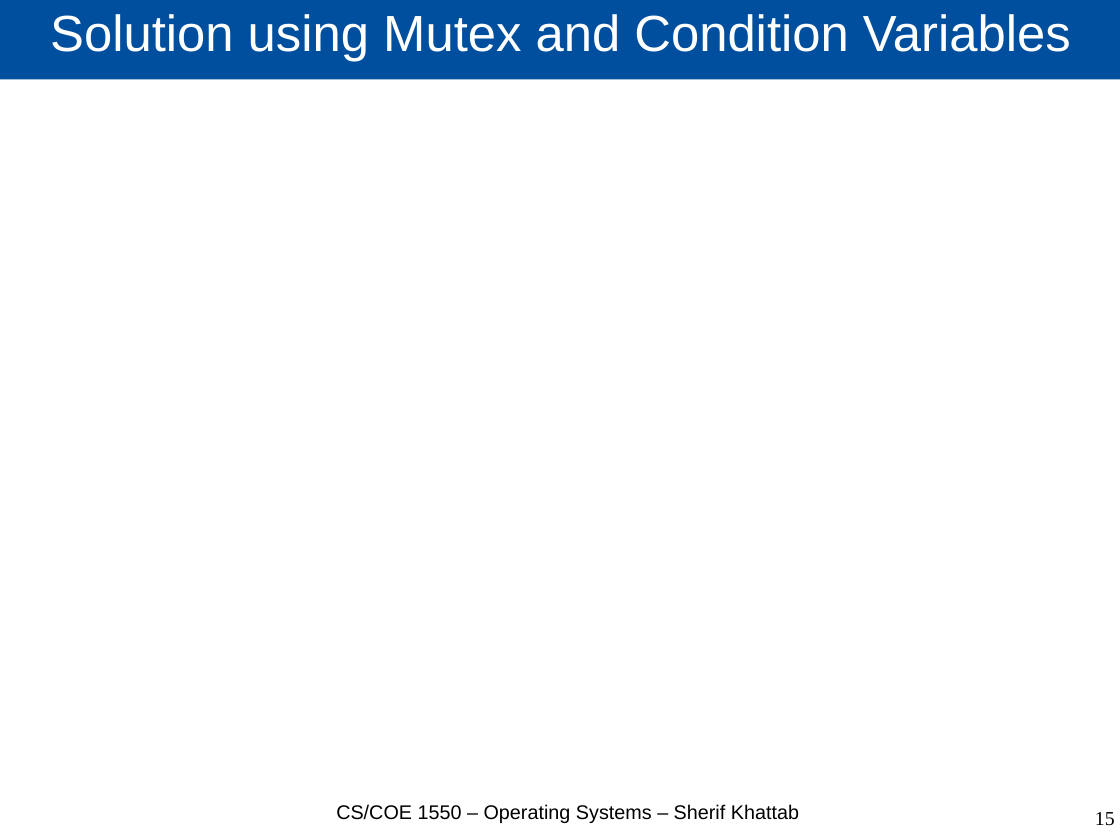
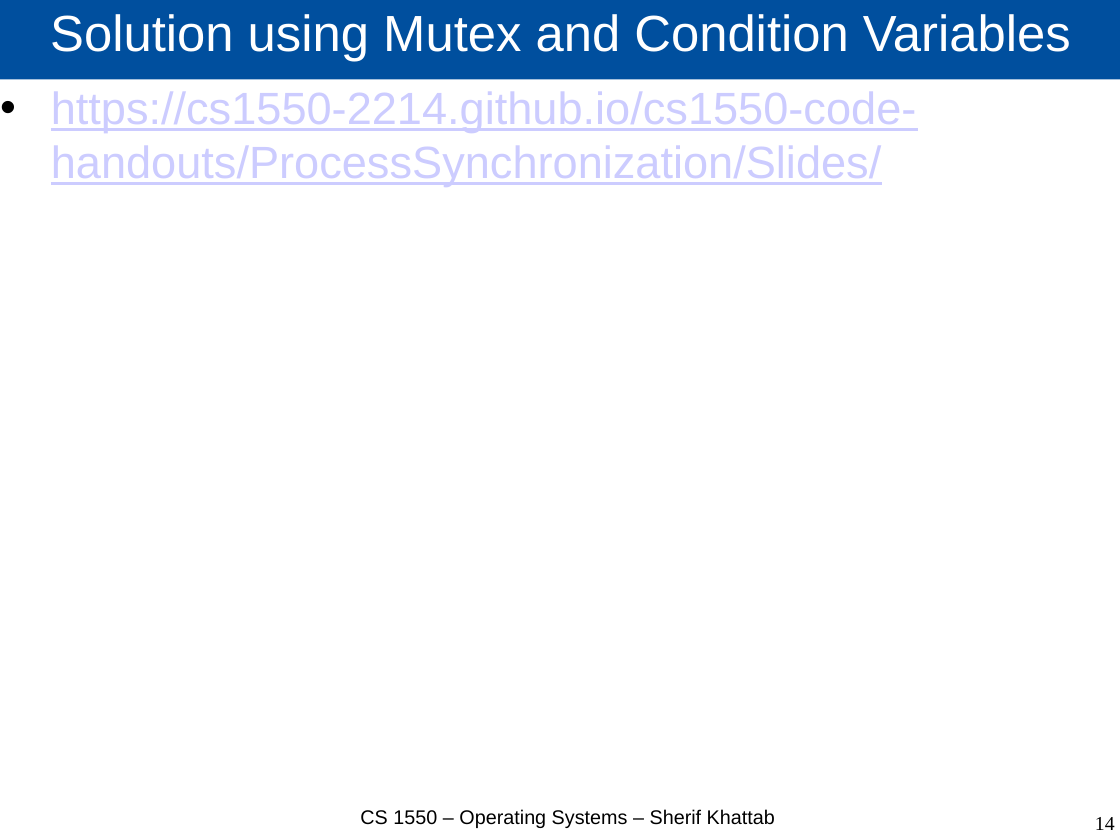
Before and after one commit to cs1550-2244/cs1550-code-handouts, a slide deck: slide 14 of DraftSlides/Lecture8.pptx (slide 15 before the commit). Drawn at 1120x840 pixels with LibreOffice and Linux fonts; fonts in the diff are those of the drawing. Boxes give left, top, right and bottom in pixels: in the first picture for what was removed or moved away, otherwise in the second. Text is boxed around its words. In the diff, an @@ line names an element or a change of style, - is before the commit and + after.

```diff
--- a/DraftSlides/Lecture8.pptx
+++ b/DraftSlides/Lecture8.pptx
@@ text added at (51, 92, 917, 187), 32 pt, text #CCCCFF, underline @@
+• https://cs1550-2214.github.io/cs1550-code-handouts/ProcessSynchronization/Slides/
@@ text at (360, 809, 775, 828): text changed @@
-CS/COE 1550 – Operating Systems – Sherif Khattab
+CS 1550 – Operating Systems – Sherif Khattab
@@ page number at (1095, 817, 1115, 830): text changed @@
-15
+14
```
Also in this commit, not shown: 13 other slides changed, 12 slides added, 3 other files.
